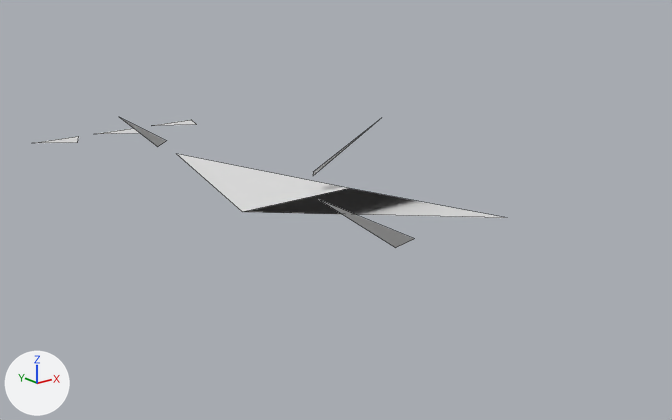
Before and after pictures for a commit that changed the OBJ model GameData/Meshes/Designs/voidborn/voidborn_frigate_mk1_05.obj.
Before and after are seen from a 50 mm camera at (-3.64, -4.97, 1.85) aimed at (0.14, -0.24, -0.04). The axes (+X, +Y, +Z) are drawn at lower left. The lights are the same throughout. The picture after the commit comes second. Mesh edges are drawn as thin lines. Where no turn or scale is listed for an object, it has been applied to the vertices. Vertices at exactly the same position are counted once.

Names of what the first picture shows: 'voidborn_frigate_mk1_05'.
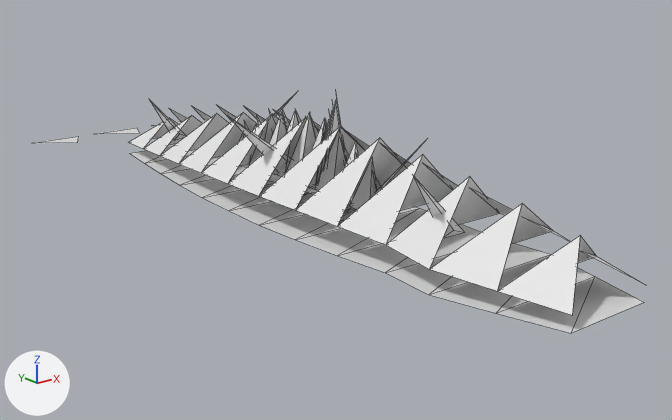
Pixel boxes (x1, y1, x2, y2) of what changed, in the pictures (672 x 420 px):
'voidborn_frigate_mk1_05', reshaped (30% wider, 85% taller)
    before: (36, 118, 505, 248)
    after: (36, 92, 645, 333)
part 1 of me_voidborn_frigate_mk1_05, rebuilt (57% wider, 223% taller)
    before: (177, 154, 505, 218)
    after: (129, 106, 645, 315)
part 2 of me_voidborn_frigate_mk1_05, deleted
    before: (320, 200, 414, 248)
part 3 of me_voidborn_frigate_mk1_05, deleted
    before: (121, 118, 166, 147)
part 4 of me_voidborn_frigate_mk1_05, deleted
    before: (313, 121, 378, 176)
part 5 of me_voidborn_frigate_mk1_05, added
    after: (130, 92, 643, 333)

Patch to the scene script:
```diff
--- a/GameData/Meshes/Designs/voidborn/voidborn_frigate_mk1_05.obj.py
+++ b/GameData/Meshes/Designs/voidborn/voidborn_frigate_mk1_05.obj.py
@@ me_voidborn_frigate_mk1_05 @@
 # used by ob_voidborn_frigate_mk1_05; location = (0.0, 0.0, 0.0)
-me_voidborn_frigate_mk1_05.from_pydata(...)  # 22 vertices, 8 faces; spans x -0.96..0.79, y -1.87..2.79, z 0.0..0.53
+me_voidborn_frigate_mk1_05.from_pydata(...)  # 203 vertices, 153 faces; spans x -0.79..0.79, y -2.54..2.79, z 0.0..0.82
+# me_voidborn_frigate_mk1_05 part 1: the loose piece of 4 vertices spanning x -0.46..0.46, y -1.87..1.68, z 0.0..0.34 is rebuilt with 50 vertices and now spans x -0.52..0.52, y -2.54..1.94, z 0.09..0.6
+# me_voidborn_frigate_mk1_05 part 2: the loose piece of 3 vertices spanning x -0.96..-0.24, y -1.49..-1.34, z 0.09..0.53 is deleted
+# me_voidborn_frigate_mk1_05 part 3: the loose piece of 3 vertices spanning x -0.57..-0.14, y 1.5..1.65, z 0.09..0.41 is deleted
+# me_voidborn_frigate_mk1_05 part 4: the loose piece of 3 vertices spanning x 0.19..0.77, y 0.01..0.16, z 0.09..0.47 is deleted
+# me_voidborn_frigate_mk1_05 part 5
+# 124 vertices are added at x -0.62..0.52, y -2.54..1.94, z 0.0..0.82
+# 14 new vertices lie (0.2, 0.0, 0.0) away from vertices in x -0.1, y -0.86..0.72, z 0.0..0.24
+# 6 new vertices lie (0.32, 0.0, 0.0) away from vertices in x -0.16, y -0.23..0.09, z 0.0..0.2
+# 114 new faces join them
```
